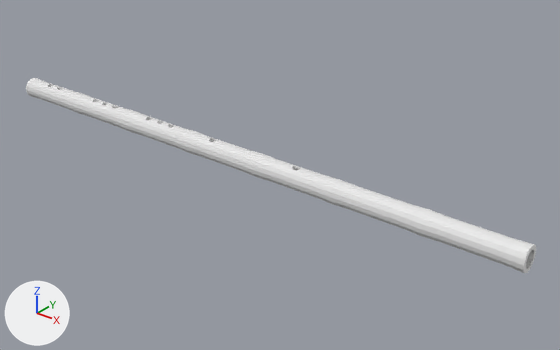
An edit to the COLLADA model Musical_Instruments/Dizi_Pro/Dizi_skinned.dae, drawn before and after from the same camera.
The view is the same before and after, from a 50 mm camera at (12.37, -13.23, 8.14) aimed at (1.24, 0.68, -0.49). Every picture has the same lights, and +X, +Y and +Z are marked at lower left. Where no turn or scale is listed for an object, it has been applied to the vertices.

The first picture shows 'Dizi_001'.
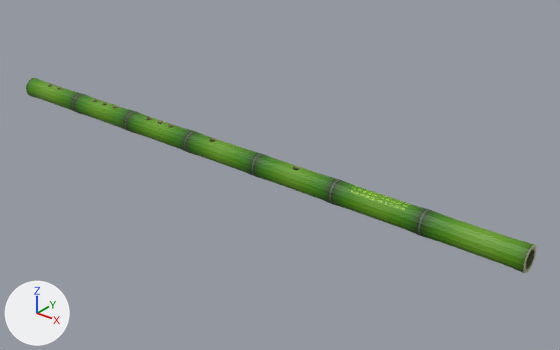
Edits to the bpy script that builds the scene:
```text
Add img_dizi_pro_texture_png_002_png:
    img_dizi_pro_texture_png_002_png = load_image('Dizi-Pro-Texture.png.002.png', 'Dizi-Pro-Texture.png.002.png', 1024, 1024, 'sRGB')
Add mat_材质_001:
    mat_材质_001 = principled_material('材质_001')
    mat_材质_001.texture = img_dizi_pro_texture_png_002_png
    mat_材质_001.roughness = 0.44
Change me_dizi_001:
    where me_dizi_001.from_pydata(...)  # 3960 vertices, 7960 faces; spans x -8.1..8.1, y -0.3..0.3, z -0.3..0.3
    add me_dizi_001.materials.append(mat_材质_001)  # picture img_dizi_pro_texture_png_002_png
```

Boxes [x1, y1, x2, y2] around the edits, measured in the pictures (560 x 350 px):
'Dizi_001', recoloured (white to green): [26, 78, 536, 273] in both
